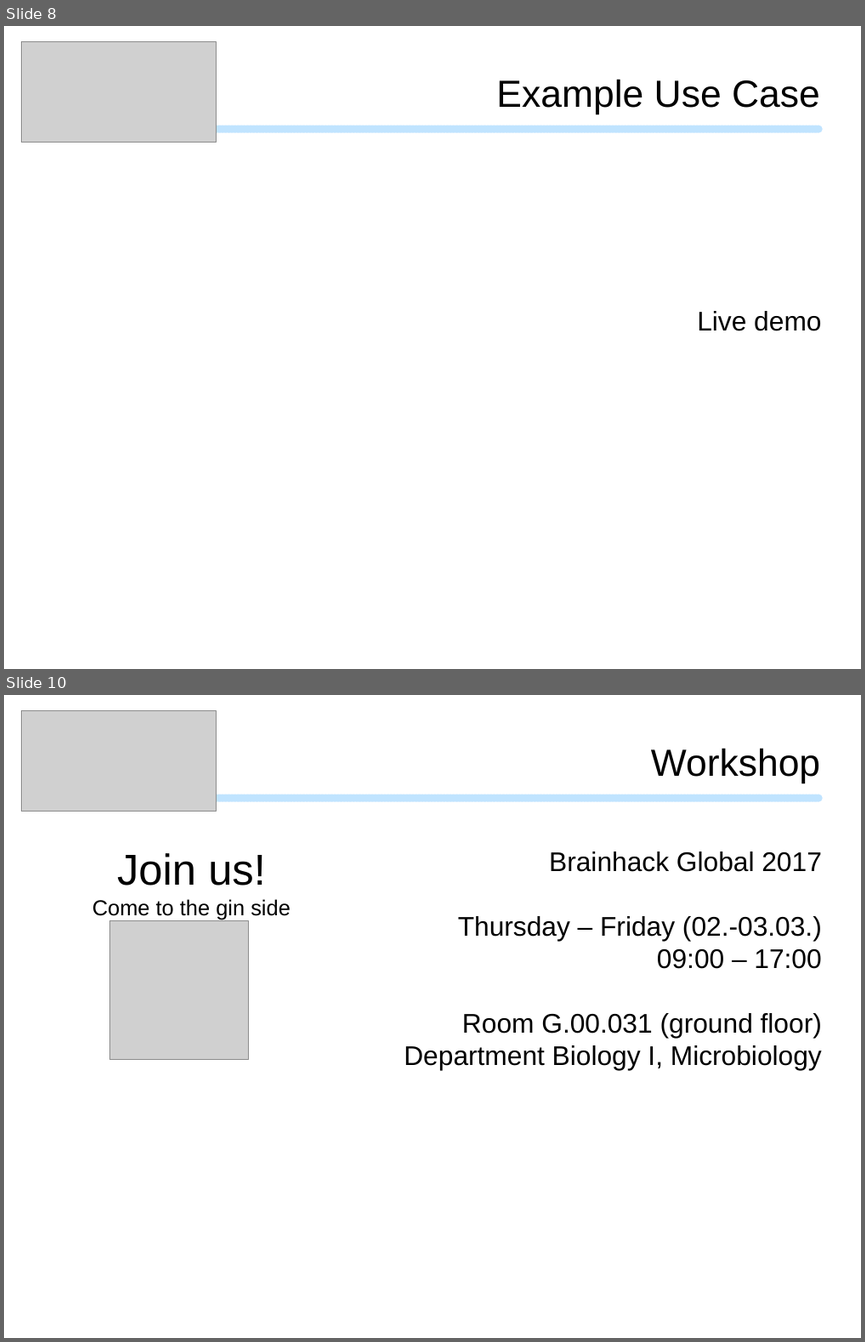
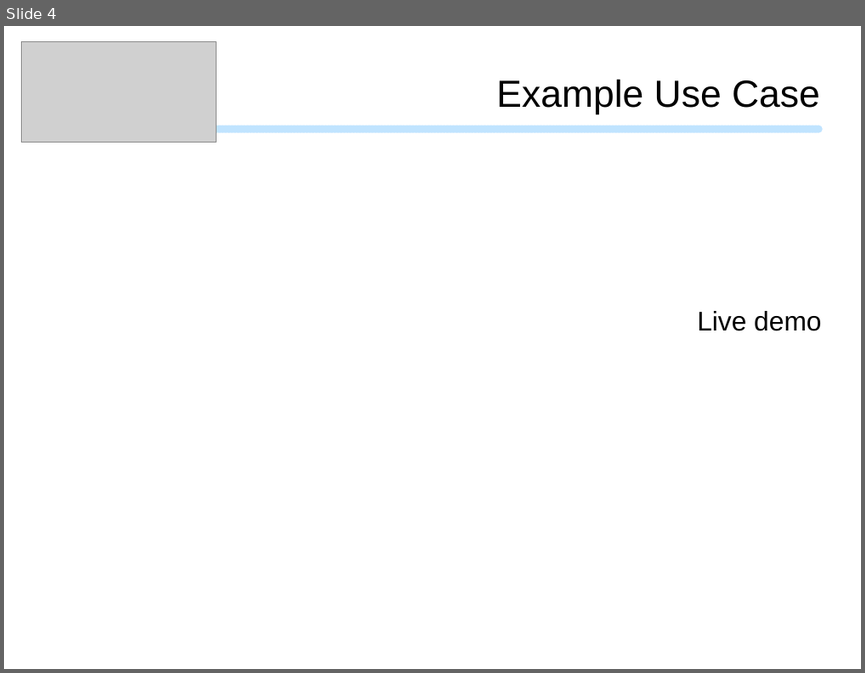
Before and after one commit to mpsonntag/prespost, a slide deck: 201911b_CNS_Seminar/201911_CNS_Seminar.odp. Shown one above the other, each under a label of ours: slides 8 and 10 before the commit, slide 4 after it; the slides between them are not shown. The pictures are 865x1342 and 865x673 pixels, drawn with LibreOffice and Linux fonts; fonts in the diff are those of the drawing; grey boxes stand for pictures; background and template pictures are left out. Boxes give left, top, right and bottom in pixels: in the first picture for what was removed or moved away, otherwise in the second. Text is boxed around its words. In the diff, an @@ line names an element or a change of style, - is before the commit and + after.

```diff
--- a/201911b_CNS_Seminar/201911_CNS_Seminar.odp
+++ b/201911b_CNS_Seminar/201911_CNS_Seminar.odp
@@ slide 10 removed at [4,695,861,1338], background #FFFFFF; not listed: 1 template element that a slide beside it also shows @@
@@ picture removed at [21,710,216,811] @@
@@ text removed at [651,748,820,783] @@
-Workshop
@@ text removed at [92,853,290,919] @@
-Join us!
-Come to the gin side
@@ text removed at [404,851,822,1070] @@
-Brainhack Global 2017
-Thursday – Friday (02.-03.03.)
-09:00 – 17:00
-Room G.00.031 (ground floor)
-Department Biology I, Microbiology
@@ picture removed at [109,920,248,1059] @@
@@ what was slide 8 is now slide 4 @@
```
Also in this commit, not shown: 5 slides changed, 1 slide added, 5 other slides removed, 1 other file.
